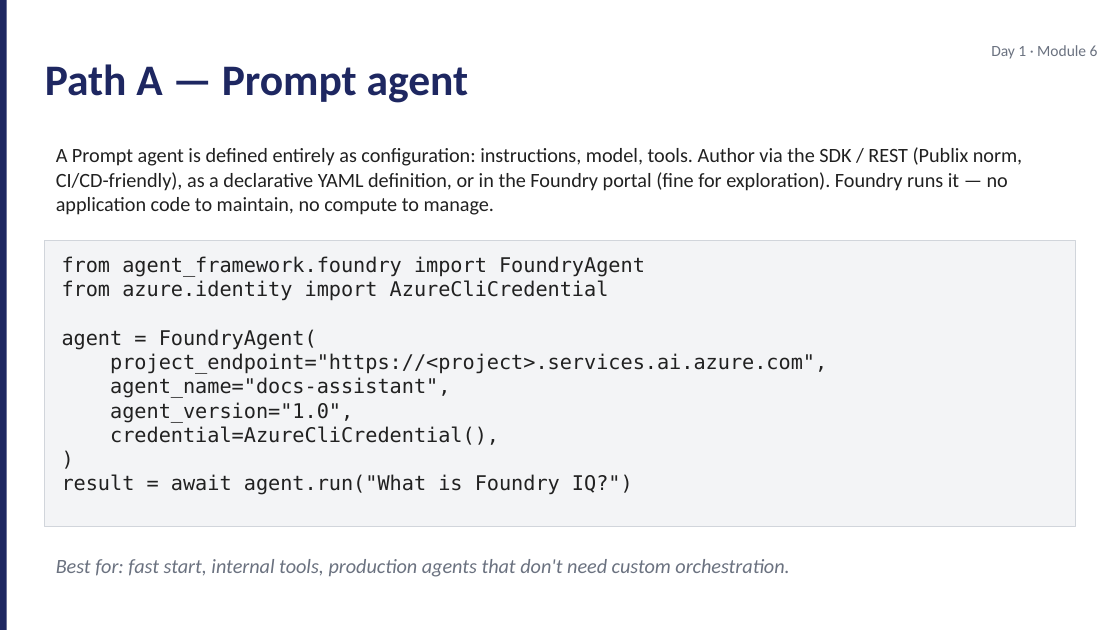
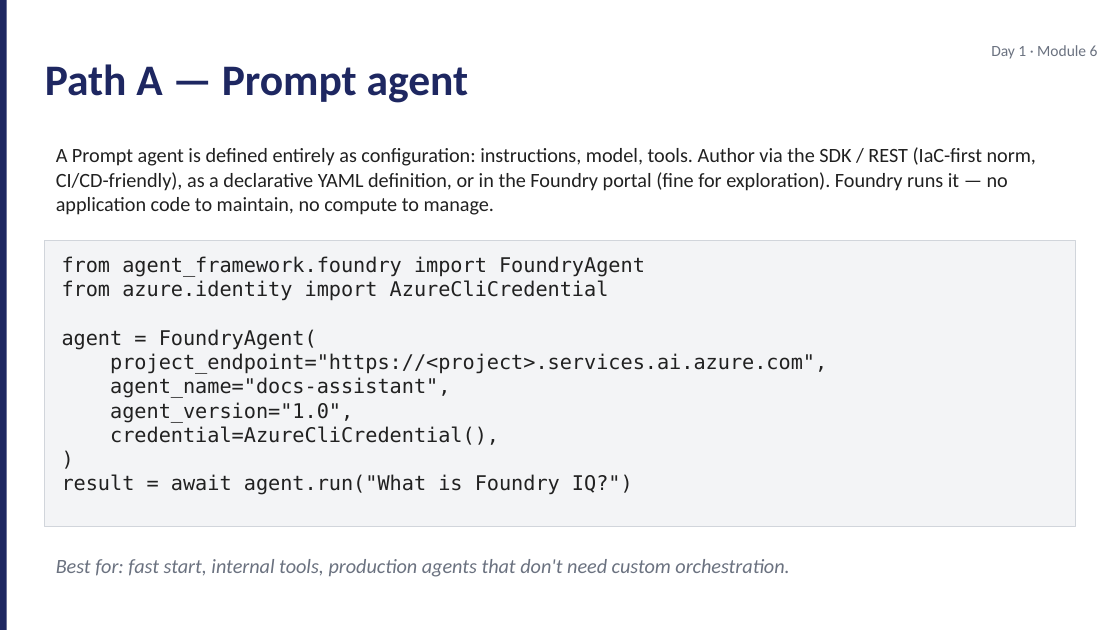
Before and after one commit to JimPiquant/Building-AI-Apps-and-Agents, a slide deck: slide 3 of decks/day1/module-6-hosting-options.pptx. Drawn at 1120x630 pixels with LibreOffice and Linux fonts; fonts in the diff are those of the drawing. Boxes give left, top, right and bottom in pixels: in the first picture for what was removed or moved away, otherwise in the second. Text is boxed around its words. In the diff, an @@ line names an element or a change of style, - is before the commit and + after.

```diff
--- a/decks/day1/module-6-hosting-options.pptx
+++ b/decks/day1/module-6-hosting-options.pptx
@@ text at [56,147,1036,215]: text changed @@
-A Prompt agent is defined entirely as configuration: instructions, model, tools. Author via the SDK / REST (Publix norm, CI/CD-friendly), as a declarative YAML definition, or in the Foundry portal (fine for exploration). Foundry runs it — no application code to maintain, no compute to manage.
+A Prompt agent is defined entirely as configuration: instructions, model, tools. Author via the SDK / REST (IaC-first norm, CI/CD-friendly), as a declarative YAML definition, or in the Foundry portal (fine for exploration). Foundry runs it — no application code to maintain, no compute to manage.
```
Also in this commit, not shown: 28 other files.
